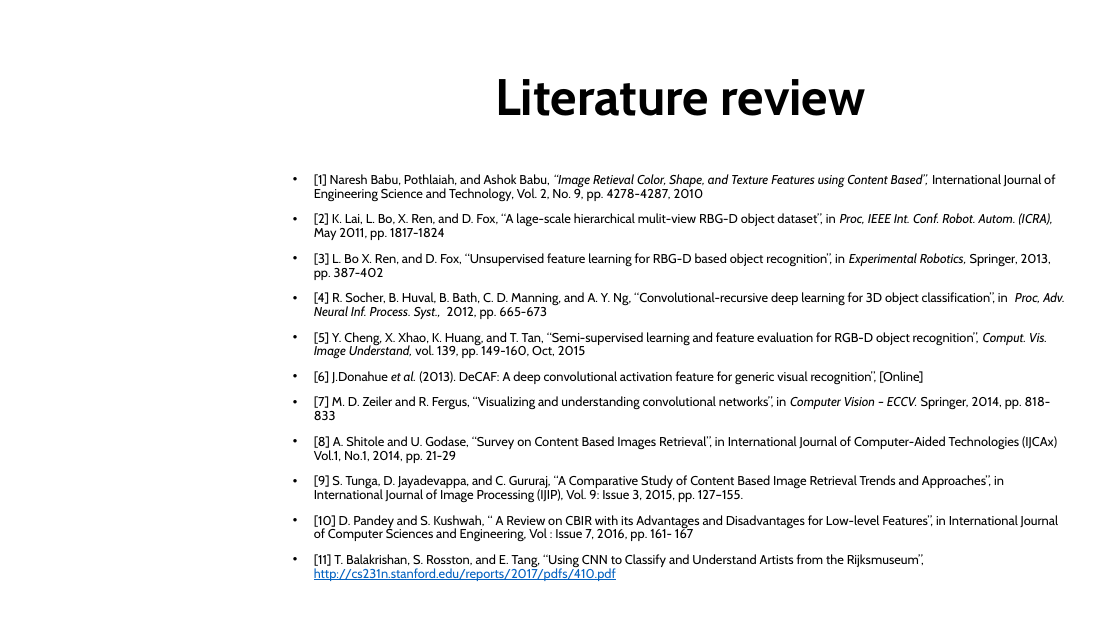
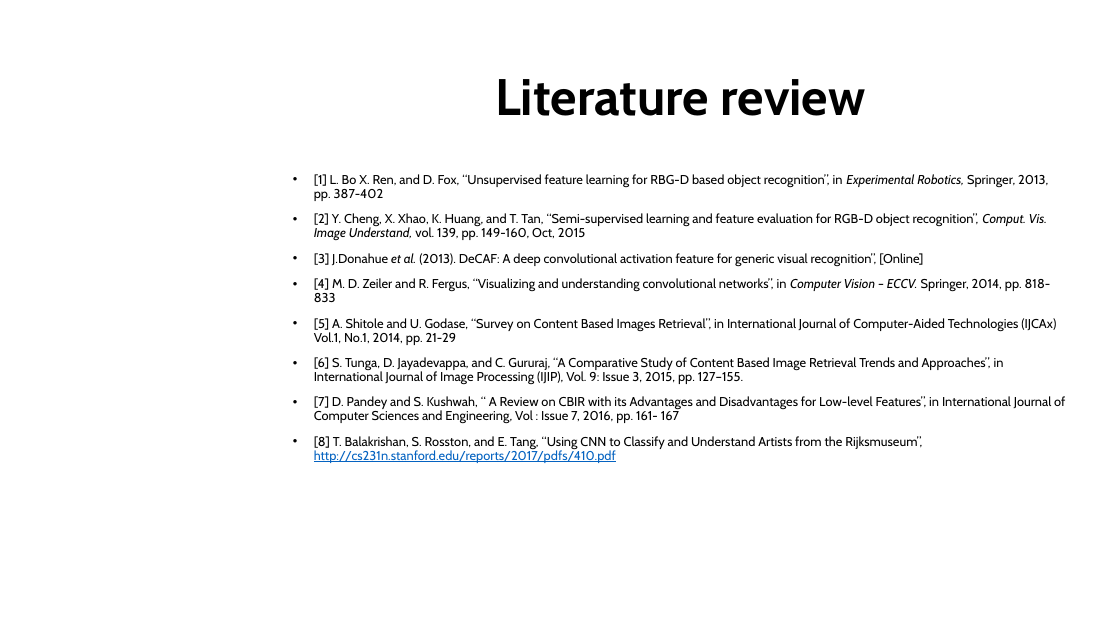
Before and after one commit to dungdovu/DGA1031, a slide deck: slide 11 of DGA1031/What is it.pptx (slide 12 before the commit). Drawn at 1120x630 pixels with LibreOffice and Linux fonts; fonts in the diff are those of the drawing; background and template pictures are left out. Boxes give left, top, right and bottom in pixels: in the first picture for what was removed or moved away, otherwise in the second. Text is boxed around its words. In the diff, an @@ line names an element or a change of style, - is before the commit and + after.

```diff
--- a/DGA1031/What is it.pptx
+++ b/DGA1031/What is it.pptx
@@ text at (314, 174, 1065, 463): text changed @@
-• [1] Naresh Babu, Pothlaiah, and Ashok Babu, “Image Retieval Color, Shape, and Texture Features using Content Based”, International Journal of Engineering Science and Technology, Vol. 2, No. 9, pp. 4278-4287, 2010
-• [2] K. Lai, L. Bo, X. Ren, and D. Fox, “A lage-scale hierarchical mulit-view RBG-D object dataset”, in Proc, IEEE Int. Conf. Robot. Autom. (ICRA), May 2011, pp. 1817-1824
-• [3] L. Bo X. Ren, and D. Fox, “Unsupervised feature learning for RBG-D based object recognition”, in Experimental Robotics, Springer, 2013, pp. 387-402
-• [4] R. Socher, B. Huval, B. Bath, C. D. Manning, and A. Y. Ng, “Convolutional-recursive deep learning for 3D object classification”, in Proc, Adv. Neural Inf. Process. Syst., 2012, pp. 665-673
-• [5] Y. Cheng, X. Xhao, K. Huang, and T. Tan, “Semi-supervised learning and feature evaluation for RGB-D object recognition”, Comput. Vis. Image Understand, vol. 139, pp. 149-160, Oct, 2015
-• [6] J.Donahue et al. (2013). DeCAF: A deep convolutional activation feature for generic visual recognition”, [Online]
-• [7] M. D. Zeiler and R. Fergus, “Visualizing and understanding convolutional networks”, in Computer Vision – ECCV. Springer, 2014, pp. 818-833
-• [8] A. Shitole and U. Godase, “Survey on Content Based Images Retrieval”, in International Journal of Computer-Aided Technologies (IJCAx) Vol.1, No.1, 2014, pp. 21-29
-• [9] S. Tunga, D. Jayadevappa, and C. Gururaj, “A Comparative Study of Content Based Image Retrieval Trends and Approaches”, in International Journal of Image Processing (IJIP), Vol. 9: Issue 3, 2015, pp. 127–155.
-• [10] D. Pandey and S. Kushwah, “ A Review on CBIR with its Advantages and Disadvantages for Low-level Features”, in International Journal of Computer Sciences and Engineering, Vol : Issue 7, 2016, pp. 161- 167
-• [11] T. Balakrishan, S. Rosston, and E. Tang, “Using CNN to Classify and Understand Artists from the Rijksmuseum”, http://cs231n.stanford.edu/reports/2017/pdfs/410.pdf
+• [1] L. Bo X. Ren, and D. Fox, “Unsupervised feature learning for RBG-D based object recognition”, in Experimental Robotics, Springer, 2013, pp. 387-402
+• [2] Y. Cheng, X. Xhao, K. Huang, and T. Tan, “Semi-supervised learning and feature evaluation for RGB-D object recognition”, Comput. Vis. Image Understand, vol. 139, pp. 149-160, Oct, 2015
+• [3] J.Donahue et al. (2013). DeCAF: A deep convolutional activation feature for generic visual recognition”, [Online]
+• [4] M. D. Zeiler and R. Fergus, “Visualizing and understanding convolutional networks”, in Computer Vision – ECCV. Springer, 2014, pp. 818-833
+• [5] A. Shitole and U. Godase, “Survey on Content Based Images Retrieval”, in International Journal of Computer-Aided Technologies (IJCAx) Vol.1, No.1, 2014, pp. 21-29
+• [6] S. Tunga, D. Jayadevappa, and C. Gururaj, “A Comparative Study of Content Based Image Retrieval Trends and Approaches”, in International Journal of Image Processing (IJIP), Vol. 9: Issue 3, 2015, pp. 127–155.
+• [7] D. Pandey and S. Kushwah, “ A Review on CBIR with its Advantages and Disadvantages for Low-level Features”, in International Journal of Computer Sciences and Engineering, Vol : Issue 7, 2016, pp. 161- 167
+• [8] T. Balakrishan, S. Rosston, and E. Tang, “Using CNN to Classify and Understand Artists from the Rijksmuseum”, http://cs231n.stanford.edu/reports/2017/pdfs/410.pdf
```
Also in this commit, not shown: 17 other slides changed, 5 slides added, 2 slides removed, 1 other file.
